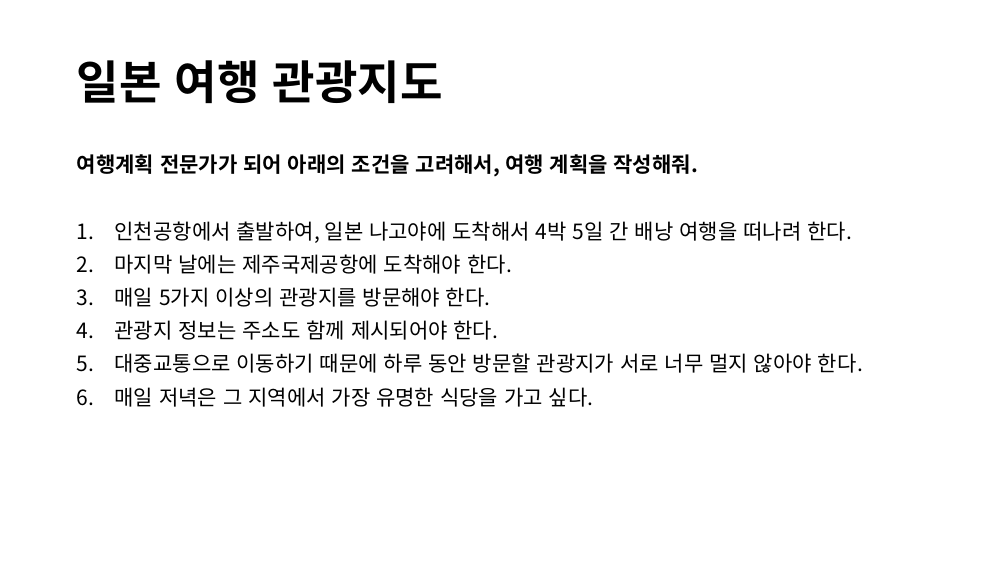
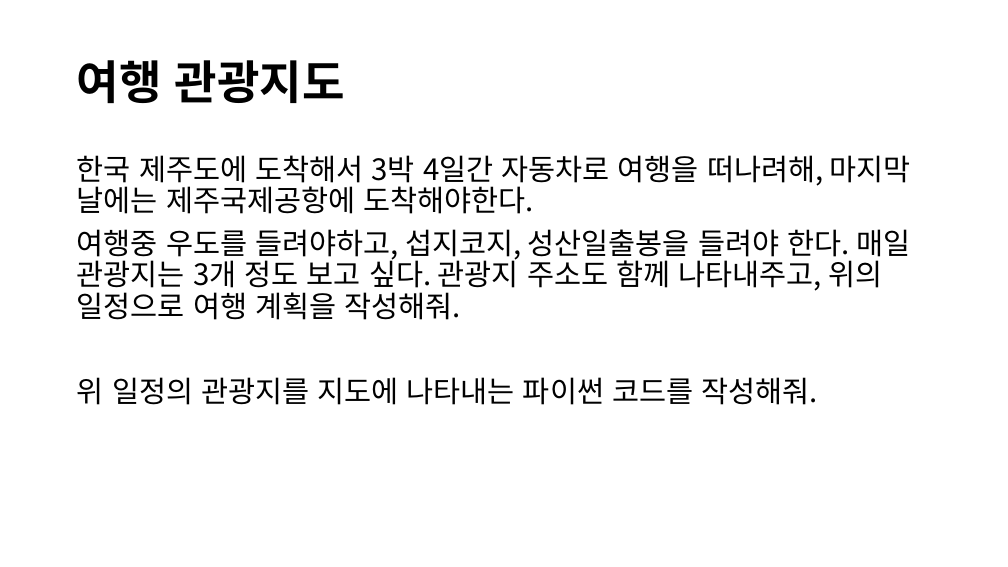
Before and after one commit to lolsaless/Python, a slide deck: slide 5 of 프롬프트 시연.pptx. Drawn at 1008x567 pixels with LibreOffice and Linux fonts; fonts in the diff are those of the drawing. Boxes give left, top, right and bottom in pixels: in the first picture for what was removed or moved away, otherwise in the second. Text is boxed around its words. In the diff, an @@ line names an element or a change of style, - is before the commit and + after.

```diff
--- a/프롬프트 시연.pptx
+++ b/프롬프트 시연.pptx
@@ title at bbox=[77, 60, 345, 103]: text changed @@
-일본 여행 관광지도
+여행 관광지도
@@ text at bbox=[77, 155, 911, 405]: text changed; size 20 to 28 pt @@
-여행계획 전문가가 되어 아래의 조건을 고려해서, 여행 계획을 작성해줘.
-1. 인천공항에서 출발하여, 일본 나고야에 도착해서 4박 5일 간 배낭 여행을 떠나려 한다.
-2. 마지막 날에는 제주국제공항에 도착해야 한다.
-3. 매일 5가지 이상의 관광지를 방문해야 한다.
-4. 관광지 정보는 주소도 함께 제시되어야 한다.
-5. 대중교통으로 이동하기 때문에 하루 동안 방문할 관광지가 서로 너무 멀지 않아야 한다.
-6. 매일 저녁은 그 지역에서 가장 유명한 식당을 가고 싶다.
+한국 제주도에 도착해서 3박 4일간 자동차로 여행을 떠나려해, 마지막 날에는 제주국제공항에 도착해야한다.
+여행중 우도를 들려야하고, 섭지코지, 성산일출봉을 들려야 한다. 매일 관광지는 3개 정도 보고 싶다. 관광지 주소도 함께 나타내주고, 위의 일정으로 여행 계획을 작성해줘.
+위 일정의 관광지를 지도에 나타내는 파이썬 코드를 작성해줘.
```
Also in this commit, not shown: 6 other slides changed, 3 other files.
